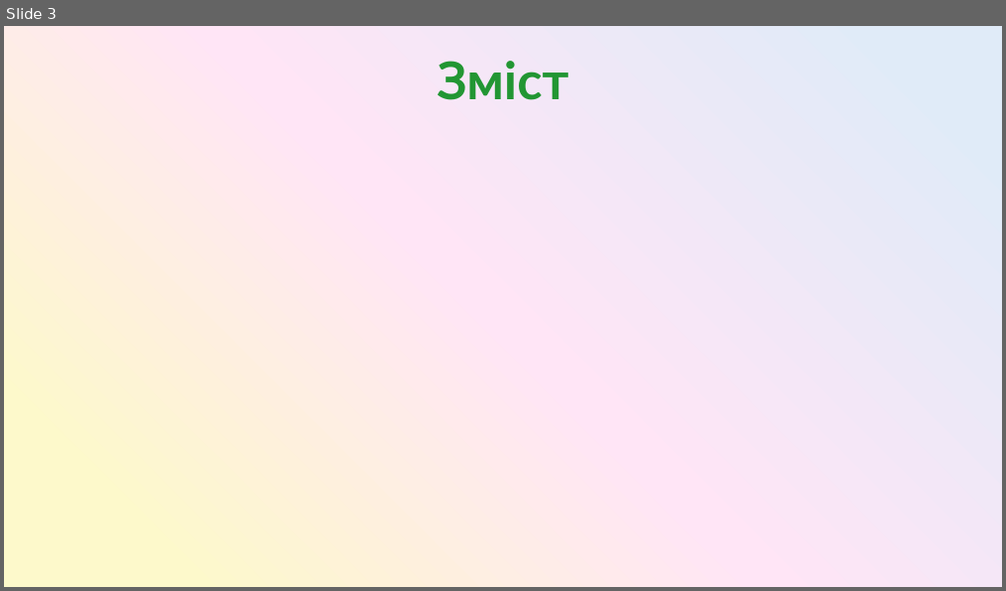
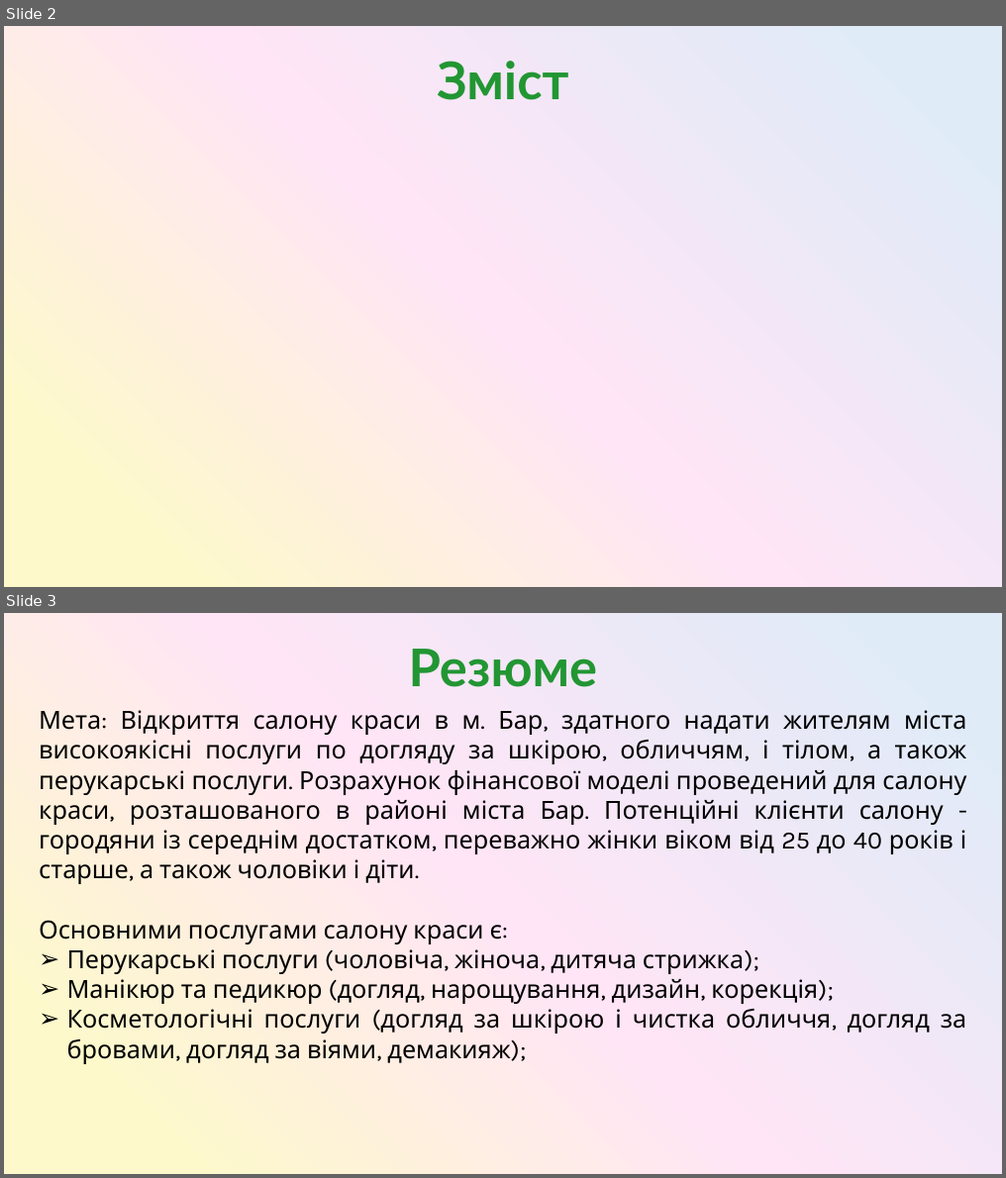
Before and after one commit to SashaGaran/Katya_diplomna, a slide deck: diplomna.pptx. Shown one above the other, each under a label of ours: slide 3 before the commit, slides 2 and 3 after it. The pictures are 1006x591 and 1006x1178 pixels, drawn with LibreOffice and Linux fonts; fonts in the diff are those of the drawing. Boxes give left, top, right and bottom in pixels: in the first picture for what was removed or moved away, otherwise in the second. Text is boxed around its words. In the diff, an @@ line names an element or a change of style, - is before the commit and + after.

```diff
--- a/diplomna.pptx
+++ b/diplomna.pptx
@@ slide 3 added at [4, 613, 1002, 1174], background gradient #FDF9CB to #FFE5F6 to #E0EBF8 @@
@@ text added at [409, 649, 598, 687], 50 pt, text gradient #229633 to #85CA3A, bold @@
+Резюме
@@ text added at [39, 710, 967, 1064], 24 pt, text #000000 @@
+Мета: Відкриття салону краси в м. Бар, здатного надати жителям міста високоякісні послуги по догляду за шкірою, обличчям, і тілом, а також перукарські послуги. Розрахунок фінансової моделі проведений для салону краси, розташованого в районі міста Бар. Потенційні клієнти салону - городяни із середнім достатком, переважно жінки віком від 25 до 40 років і старше, а також чоловіки і діти.
+Основними послугами салону краси є:
+➢ Перукарські послуги (чоловіча, жіноча, дитяча стрижка);
+➢ Манікюр та педикюр (догляд, нарощування, дизайн, корекція);
+➢ Косметологічні послуги (догляд за шкірою і чистка обличчя, догляд за бровами, догляд за віями, демакияж);
@@ what was slide 3 is now slide 2 @@
```
Also in this commit, not shown: 1 slide changed, 1 slide removed.
